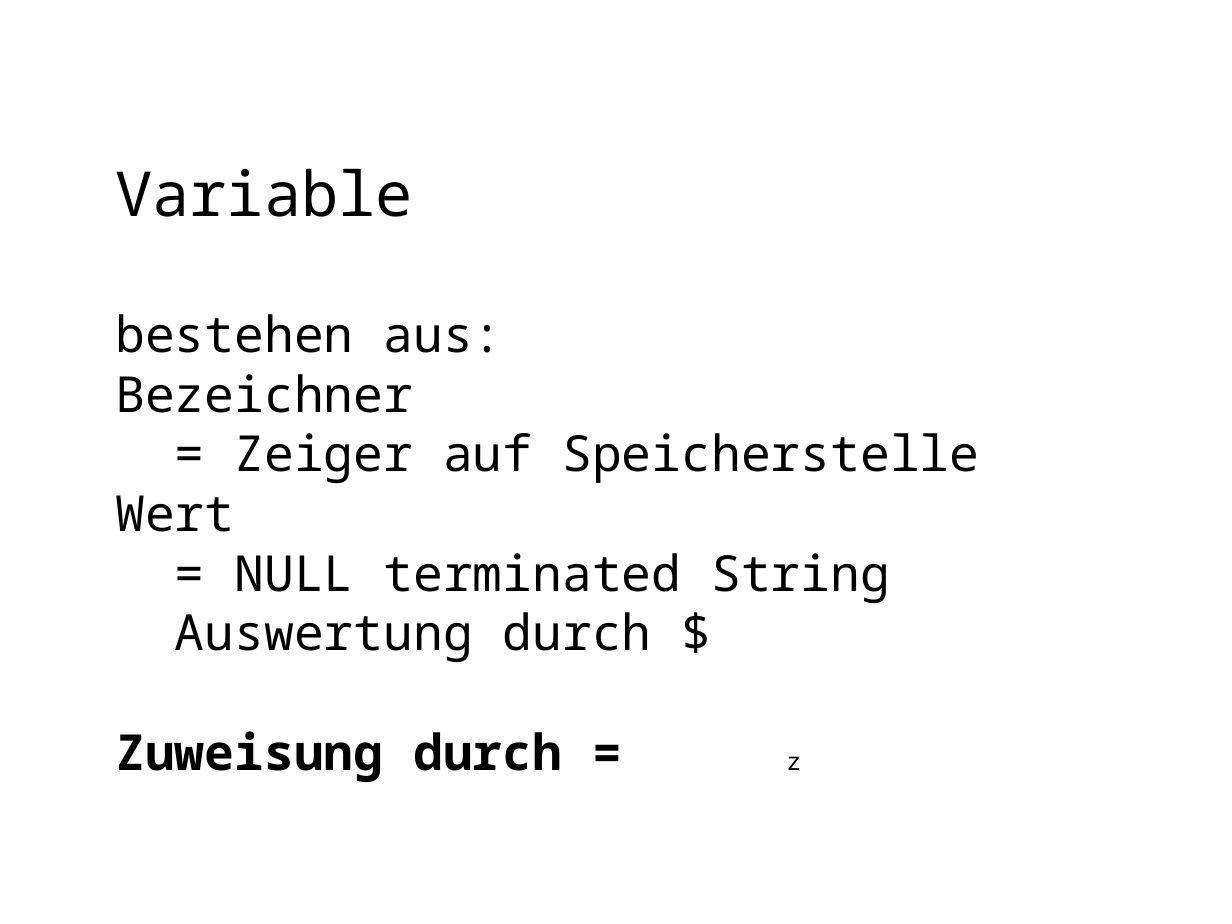
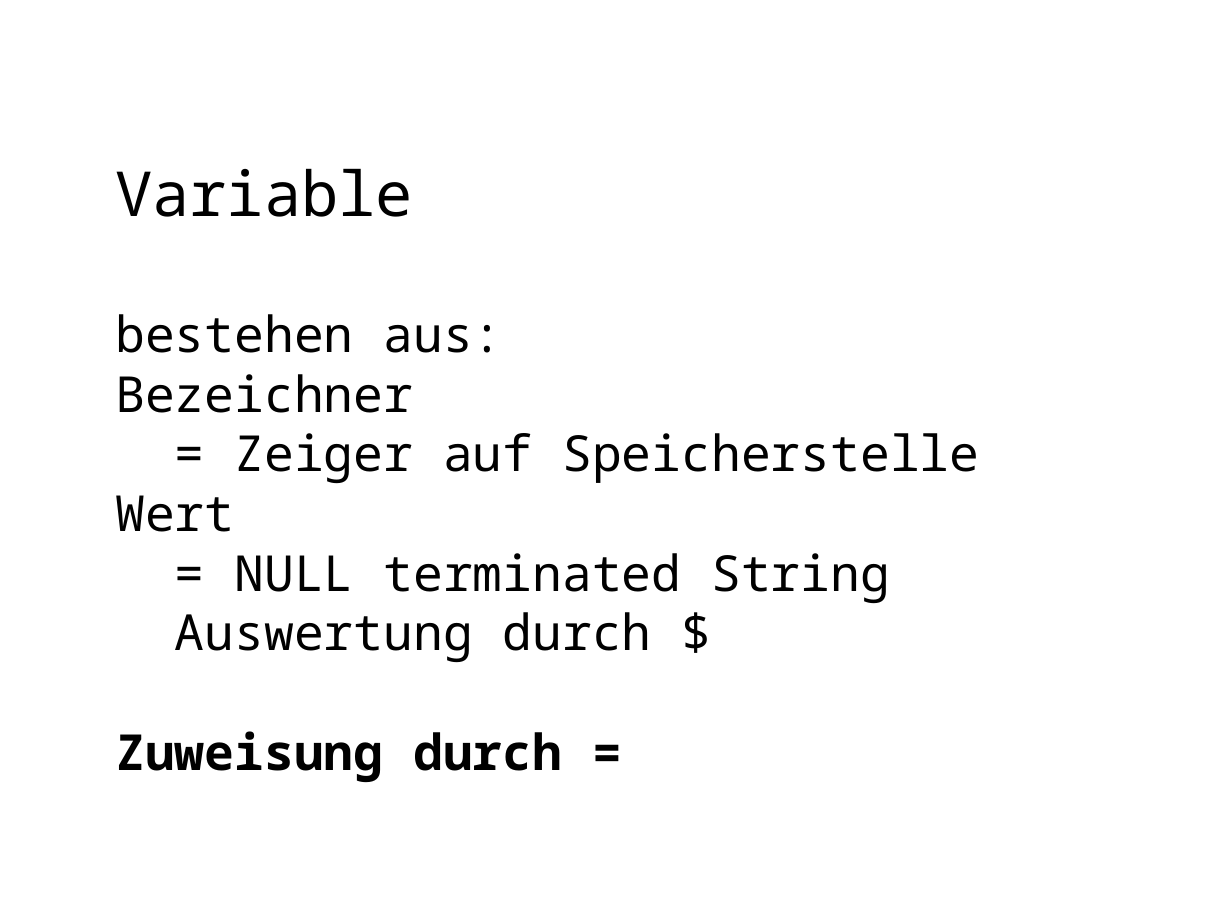
Before and after one commit to koospal/docker, a slide deck: slide 17 of bash/2019-bashing.odp. Drawn at 1232x924 pixels with LibreOffice and Linux fonts; fonts in the diff are those of the drawing; background and template pictures are left out. Boxes give left, top, right and bottom in pixels: in the first picture for what was removed or moved away, otherwise in the second. Text is boxed around its words. In the diff, an @@ line names an element or a change of style, - is before the commit and + after.

```diff
--- a/bash/2019-bashing.odp
+++ b/bash/2019-bashing.odp
@@ text at box(115, 731, 562, 782): text changed @@
-Zuweisung durch = z
+Zuweisung durch =
```
Also in this commit, not shown: 6 other slides changed, 6 slides added.
